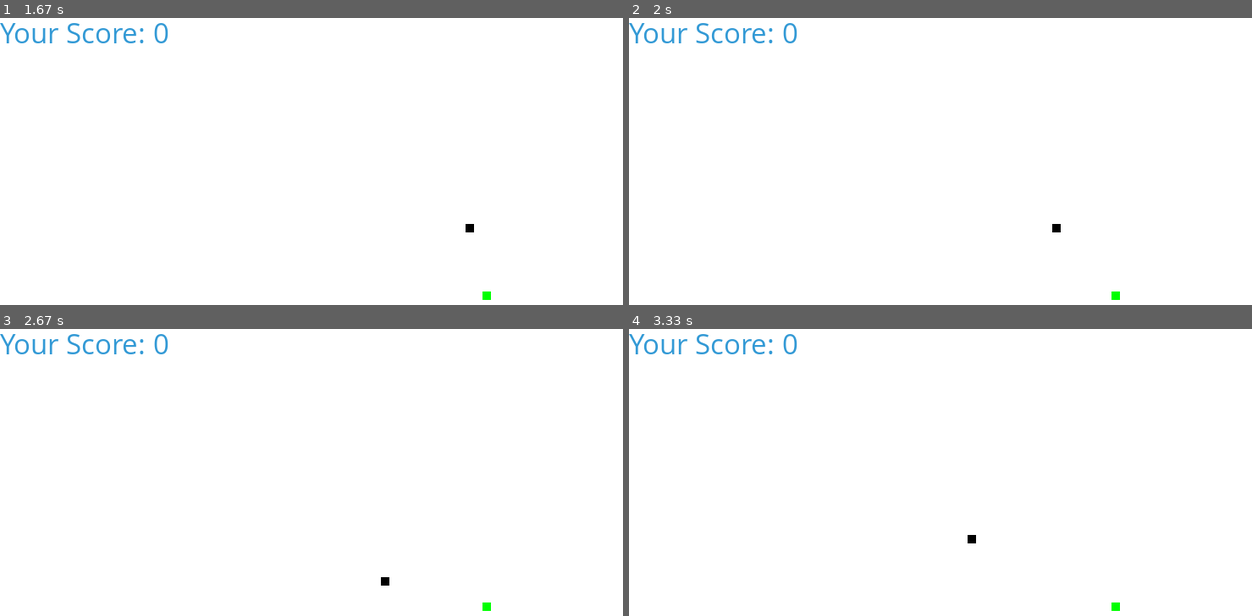
Above: before the commit, frames 1-4 (two rows, left to right).
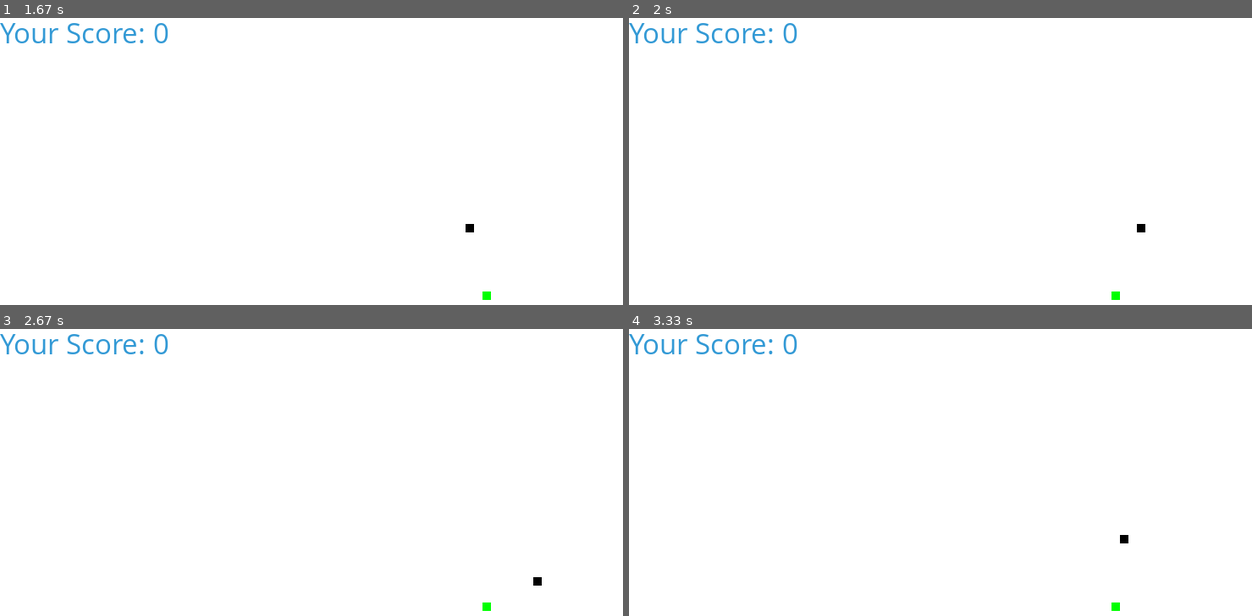
Above: after the commit, the same moments.

Repository: Diksha2059/python-programs
Game: pygame game, started from pygame.py
The game is run twice, just before and just after one commit, with the same random seed, the same clock (stepped at 60 frames per second) and the same inputs.
Inputs:
- Up to frame 1 (1.67 s): hold Right 0.33-0.8 s; hold Up 0.83-1.13 s; hold Right 1.17-1.63 s
- Up to frame 2 (2 s): hold Left from 1.67 s (still down)
- Up to frame 3 (2.67 s): release Left at 2.2 s; hold Down 2.23-2.53 s; hold Left from 2.57 s (still down)
- Up to frame 4 (3.33 s): release Left at 2.97 s; hold Up from 3 s (still down)

Frame 1 is identical in both runs. In frame 2, less than 0.1% of the frame differs, in the area x 67-83%, y 71-75%; in frame 3, less than 0.1%; in frame 4, less than 0.1%.

Commit message:
first commit

Diff:
--- /dev/null
+++ b/program1.py
@@ -0,0 +1,68 @@
+# Program for note-taking app
+
+class NoteTakingApp:
+    def __init__(self):
+        self.notes = []
+
+    def add_note(self, note):
+        """Adds a note to the list."""
+        self.notes.append(note)
+        print("Note added successfully!")
+
+    def view_notes(self):
+        """Displays all notes."""
+        if not self.notes:
+            print("No notes available.")
+        else:
+            print("\nYour Notes:")
+            for idx, note in enumerate(self.notes, start=1):
+                print(f"{idx}. {note}")
+
+    def delete_note(self, note_index):
+        """Deletes a note by its index."""
+        if 0 <= note_index < len(self.notes):
+            deleted_note = self.notes.pop(note_index)
+            print(f"Deleted note: {deleted_note}")
+        else:
+            print("Invalid note index. Please try again.")
+
+def display_menu():
+    """Displays the menu options."""
+    print("\nNote Taking App")
+    print("1. Add Note")
+    print("2. View Notes")
+    print("3. Delete Note")
+    print("4. Exit")
+
+def main():
+    """Main function to run the note-taking app."""
+    app = NoteTakingApp()
+    while True:
+        display_menu()
+        choice = input("Enter your choice: ").strip()
+
+        if choice == "1":
+            note = input("Enter your note: ").strip()
+            if note:
+                app.add_note(note)
+            else:
+                print("Note cannot be empty. Please try again.")
+        elif choice == "2":
+            app.view_notes()
+        elif choice == "3":
+            if not app.notes:
+                print("No notes available to delete.")
+                continue
+            try:
+                note_index = int(input("Enter the note index to delete: ").strip()) - 1
+                app.delete_note(note_index)
+            except ValueError:
+                print("Please enter a valid number.")
+        elif choice == "4":
+            print("Exiting the app. Goodbye!")
+            break
+        else:
+            print("Invalid choice. Please try again.")
+
+if __name__ == "__main__":
+    main()
--- a/pygame.py
+++ b/pygame.py
@@ -15,7 +15,7 @@
 GREEN = (0, 255, 0)
 BLUE = (50, 153, 213)
 
-# Snake block size
+# Snake block size and speed
 BLOCK_SIZE = 10
 SNAKE_SPEED = 15
 
@@ -31,18 +31,30 @@
 score_font = pygame.font.SysFont("comicsansms", 35)
 
 def your_score(score):
+    """Display the player's score."""
     value = score_font.render("Your Score: " + str(score), True, BLUE)
     screen.blit(value, [0, 0])
 
 def our_snake(block_size, snake_list):
+    """Draw the snake on the screen."""
     for x in snake_list:
         pygame.draw.rect(screen, BLACK, [x[0], x[1], block_size, block_size])
 
 def message(msg, color):
+    """Display a message on the screen."""
     mesg = font_style.render(msg, True, color)
     screen.blit(mesg, [WIDTH / 6, HEIGHT / 3])
 
+def place_food(snake_list):
+    """Place food on the screen, ensuring it does not overlap with the snake."""
+    while True:
+        foodx = round(random.randrange(0, WIDTH - BLOCK_SIZE) / 10.0) * 10.0
+        foody = round(random.randrange(0, HEIGHT - BLOCK_SIZE) / 10.0) * 10.0
+        if [foodx, foody] not in snake_list:
+            return foodx, foody
+
 def gameLoop():
+    """Main game loop."""
     game_over = False
     game_close = False
 
@@ -55,8 +67,7 @@
     snake_list = []
     length_of_snake = 1
 
-    foodx = round(random.randrange(0, WIDTH - BLOCK_SIZE) / 10.0) * 10.0
-    foody = round(random.randrange(0, HEIGHT - BLOCK_SIZE) / 10.0) * 10.0
+    foodx, foody = place_food(snake_list)
 
     while not game_over:
 
@@ -67,27 +78,31 @@
             pygame.display.update()
 
             for event in pygame.event.get():
+                if event.type == pygame.QUIT:
+                    game_over = True
+                    game_close = False
                 if event.type == pygame.KEYDOWN:
                     if event.key == pygame.K_q:
                         game_over = True
                         game_close = False
                     if event.key == pygame.K_c:
-                        gameLoop()
+                        gameLoop()  # Restart the game without recursion
+                        return
 
         for event in pygame.event.get():
             if event.type == pygame.QUIT:
                 game_over = True
             if event.type == pygame.KEYDOWN:
-                if event.key == pygame.K_LEFT:
+                if event.key == pygame.K_LEFT and x1_change == 0:
                     x1_change = -BLOCK_SIZE
                     y1_change = 0
-                elif event.key == pygame.K_RIGHT:
+                elif event.key == pygame.K_RIGHT and x1_change == 0:
                     x1_change = BLOCK_SIZE
                     y1_change = 0
-                elif event.key == pygame.K_UP:
+                elif event.key == pygame.K_UP and y1_change == 0:
                     y1_change = -BLOCK_SIZE
                     x1_change = 0
-                elif event.key == pygame.K_DOWN:
+                elif event.key == pygame.K_DOWN and y1_change == 0:
                     y1_change = BLOCK_SIZE
                     x1_change = 0
 
@@ -97,9 +112,7 @@
         y1 += y1_change
         screen.fill(WHITE)
         pygame.draw.rect(screen, GREEN, [foodx, foody, BLOCK_SIZE, BLOCK_SIZE])
-        snake_head = []
-        snake_head.append(x1)
-        snake_head.append(y1)
+        snake_head = [x1, y1]
         snake_list.append(snake_head)
         if len(snake_list) > length_of_snake:
             del snake_list[0]
@@ -114,8 +127,7 @@
         pygame.display.update()
 
         if x1 == foodx and y1 == foody:
-            foodx = round(random.randrange(0, WIDTH - BLOCK_SIZE) / 10.0) * 10.0
-            foody = round(random.randrange(0, HEIGHT - BLOCK_SIZE) / 10.0) * 10.0
+            foodx, foody = place_food(snake_list)
             length_of_snake += 1
 
         clock.tick(SNAKE_SPEED)
